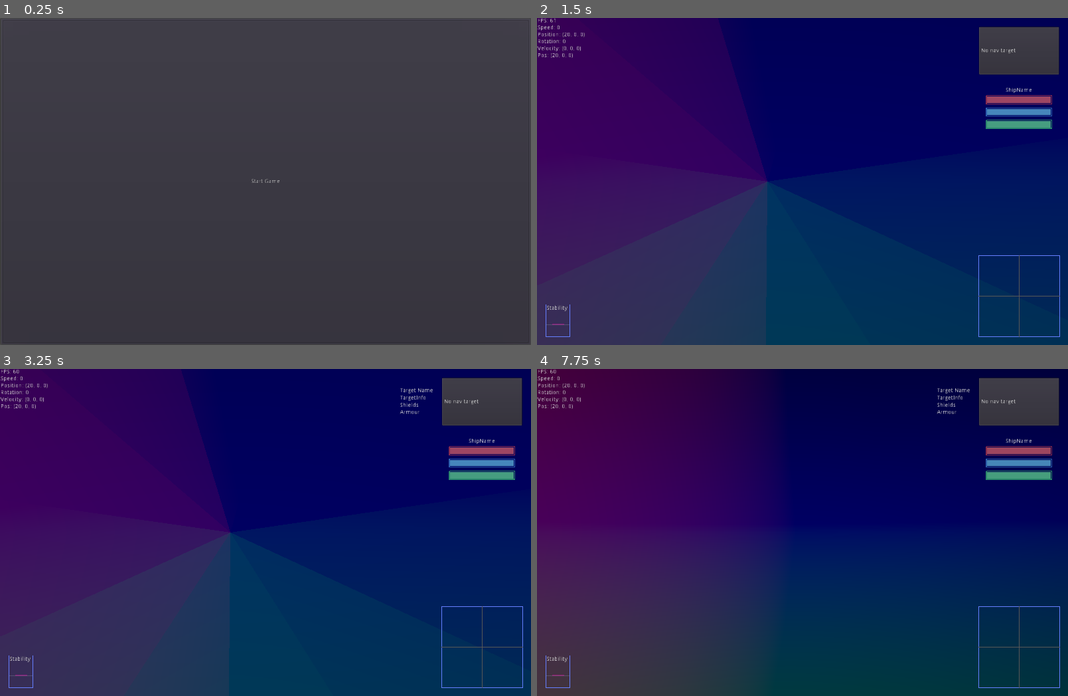
Above: before the commit, frames 1-4 (two rows, left to right).
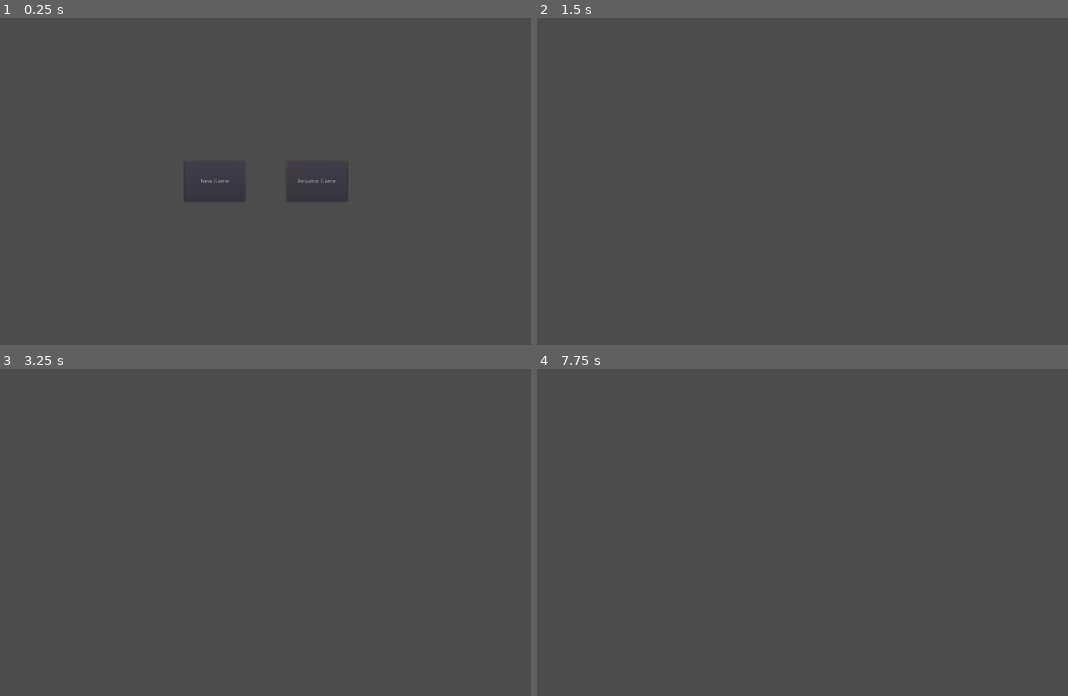
Above: after the commit, the same moments.

Repository: wraitii/WindRider
Game: Godot game, scene res://source/gui/MainMenu.tscn
The game is run twice, just before and just after one commit, with the same random seed, the same clock (stepped at 60 frames per second) and the same inputs.
Inputs (mouse positions are in pixels of both pictures, inside the frame that each line leads up to):
- Up to frame 1 (0.25 s): no input
- Up to frame 2 (1.5 s): click (855, 181) at 0.5 s, where only the run after the commit has a clickable "Resume Game"; tap Enter (ship_dock) at 1.25 s; hold Right (ship_rotate_right) from 1.28 s (still down); hold A (ship_aim_towards_target) from 1.28 s (still down)
- Up to frame 3 (3.25 s): tap Enter (ship_dock) at 1.55, 2.1 s; tap Escape (ship_reset_systems) at 2, 2.75 s; release Right (ship_rotate_right) at 2.03 s; release A (ship_aim_towards_target) at 2.03 s; hold Down (ship_reverse) 2.03-2.78 s; tap Space (ship_fire) at 2.3, 2.85 s; hold Right (ship_rotate_right) from 2.78 s (still down); tap Tab (ship_next_target) at 3.05 s
- Up to frame 4 (7.75 s): tap Escape (ship_reset_systems) at 3.5, 4.25, 4.9, 5 s; release Right (ship_rotate_right) at 3.53 s; hold Up (ship_thrust) 3.53-4.28 s; tap Tab (ship_next_target) at 3.6, 6.8, 7.35 s; tap C (switch_camera) at 3.8, 4.35, 7.55 s; hold A (ship_aim_towards_target) 4.28-5.03 s; hold Left (ship_rotate_left) 4.28-5.78 s; tap A (ship_aim_towards_target) at 5.1 s; tap Enter (ship_dock) at 5.3, 5.85 s; hold Down (ship_reverse) 5.78-6.53 s; tap Space (ship_fire) at 6.05, 6.6 s; hold Right (ship_rotate_right) 6.53-7.28 s; hold Up (ship_thrust) from 7.28 s (still down)

The runs differ from the first frame. In frame 1, 0.8% of the frame differs, in the area x 0-100%, y 0-100%; in frame 2, 98%; in frame 3, 98%; in frame 4, 97%.
Error in both runs: Unable to iterate on object of type 'Nil'. (res://source/game/Galaxy.gd:10)

Commit message:
Basic serialization, extensive cleanup to chat

Diff:
--- a/source/Core.gd
+++ b/source/Core.gd
@@ -26,7 +26,7 @@
 var outsideWorldSim = OutsideWorldSim.new()
 var damageMgr = DamageMgr.new()
 
-func startGame():
+func create_new_game():
 	NodeHelpers.queue_delete(get_node('/root/MainMenu'))
 
 	gameState.player = Player.instance()
@@ -42,6 +42,12 @@
 	var otherShip = Ship.instance()
 	otherShip.init('Cycles')
 	otherShip.teleport('Sol', Vector2(0, -50))
+	gameState.save_game();
+
+func load_saved_game():
+	NodeHelpers.queue_delete(get_node('/root/MainMenu'))
+	gameState.load_save(get_node('/root'));
+	load_scene();
 
 func unload_scene():
 	## May happen at the Start
--- a/source/game/CommandManager.gd
+++ b/source/game/CommandManager.gd
@@ -6,7 +6,7 @@
 	pass
 
 func _physics_process(delta):
-	commands += Core.gameState.player.moveCommandProcess()
+	commands += get_node('../PlayerCommands').moveCommandProcess()
 
 	for command in commands:
 		var ship = command[0]
--- a/source/game/Docked.gd
+++ b/source/game/Docked.gd
@@ -3,8 +3,18 @@
 var landableData
 
 func init(l):
+	Core.gameState.save_game();
 	landableData = l;
 	get_node('PlanetName').text = landableData.name
+	_check_hyperfuel();
 
 func _on_Undock_pressed():
 	Core.gameState.playerShip._do_undock()
+
+func _check_hyperfuel():
+	if Core.gameState.playerShip.hyperfuel == Core.gameState.playerShip.stat('max_hyperfuel'):
+		get_node('Refuel').disabled = true
+
+func _on_Refuel_pressed():
+	Core.gameState.playerShip.hyperfuel = Core.gameState.playerShip.stat('max_hyperfuel')
+	_check_hyperfuel();
--- a/source/game/Docked.tscn
+++ b/source/game/Docked.tscn
@@ -2,62 +2,46 @@
 
 [ext_resource path="res://source/game/Docked.gd" type="Script" id=1]
 
-[node name="Node2D" type="Container"]
-anchor_left = 0.0
-anchor_top = 0.0
+[node name="Docked" type="Container"]
 anchor_right = 1.0
 anchor_bottom = 1.0
-margin_left = 1.0
-margin_top = -4.0
-margin_right = 1.0
-margin_bottom = -4.0
-rect_pivot_offset = Vector2( 0, 0 )
-rect_clip_content = false
-mouse_filter = 0
-mouse_default_cursor_shape = 0
-size_flags_horizontal = 1
-size_flags_vertical = 1
 script = ExtResource( 1 )
 
 [node name="PlanetName" type="Label" parent="."]
 anchor_left = 0.5
-anchor_top = 0.05
 anchor_right = 0.5
-anchor_bottom = 0.05
 margin_left = -200.0
+margin_top = 30.0
 margin_right = 200.0
-rect_pivot_offset = Vector2( 0, 0 )
-rect_clip_content = false
-mouse_filter = 2
-mouse_default_cursor_shape = 0
-size_flags_horizontal = 1
-size_flags_vertical = 4
+margin_bottom = 40.0
 text = "Nom de la planète"
 align = 1
-percent_visible = 1.0
-lines_skipped = 0
-max_lines_visible = -1
 
 [node name="Undock" type="Button" parent="."]
-anchor_left = 0.0
-anchor_top = 0.0
-anchor_right = 0.0
-anchor_bottom = 0.0
-margin_right = 12.0
-margin_bottom = 20.0
-rect_pivot_offset = Vector2( 0, 0 )
-rect_clip_content = false
-focus_mode = 2
-mouse_filter = 0
-mouse_default_cursor_shape = 0
-size_flags_horizontal = 1
-size_flags_vertical = 1
-toggle_mode = false
-enabled_focus_mode = 2
-shortcut = null
-group = null
+anchor_left = 1.0
+anchor_top = 1.0
+anchor_right = 1.0
+anchor_bottom = 1.0
+margin_left = -200.0
+margin_top = -180.0
+margin_right = -100.0
+margin_bottom = -150.0
+grow_horizontal = 0
+grow_vertical = 0
 text = "Undock"
-flat = false
-align = 1
+
+[node name="Refuel" type="Button" parent="."]
+anchor_left = 1.0
+anchor_top = 1.0
+anchor_right = 1.0
+anchor_bottom = 1.0
+margin_left = -200.0
+margin_top = -230.0
+margin_right = -100.0
+margin_bottom = -200.0
+grow_horizontal = 0
+grow_vertical = 0
+text = "Refuel"
 
 [connection signal="pressed" from="Undock" to="." method="_on_Undock_pressed"]
+[connection signal="pressed" from="Refuel" to="." method="_on_Refuel_pressed"]
--- a/source/game/GameStatus.gd
+++ b/source/game/GameStatus.gd
@@ -1,4 +1,6 @@
 extends Node
+
+var currentScene = null;
 
 var player = null;
 
@@ -18,10 +20,40 @@
 
 func get_player_ship_id(): return playerShipID;
 
-# used to know which system to instance
-var currentSystem = null;
-var currentScene = null;
+var cameraMode = null;
 
 
+### Serialization
 
-var cameraMode = null;
+const Player = preload('Player.tscn')
+const Ship = preload('Ship.tscn')
+
+func save_game():
+	var file = File.new()
+	if file.open('user://save_game.wrdr', File.WRITE) != OK:
+		return null;
+
+	file.store_var(playerShipID)
+	var ships = Core.outsideWorldSim.get_ships_to_save();
+	file.store_var(ships.size())
+	for ship in ships:
+		file.store_var(ship.serialize())
+
+	return true;
+
+func load_save(root):
+	var file = File.new()
+	if file.open('user://save_game.wrdr', File.READ) != OK:
+		return null;
+
+	playerShipID = file.get_var()
+	var nbships = file.get_var()
+	for i in range(0, nbships):
+		var ship = Ship.instance()
+		ship.deserialize(file.get_var())
+		Core.outsideWorldSim.deserialize_ship(ship)
+	player = Player.instance()
+	player.ship = Core.outsideWorldSim.ship(playerShipID)
+
+	root.add_child(player)
+	return true
--- /dev/null
+++ b/source/game/IngamePlayerCommands.gd
@@ -0,0 +1,48 @@
+extends Node
+
+
+
+func _process(delta):
+	var ship = Core.gameState.playerShip;
+
+	if Input.is_action_just_released('switch_camera'):
+		Core.gameState.currentScene.get_node('Camera').switch_mode()
+	if Input.is_action_just_released('ship_dock'):
+		if ship.navSystem.targetNode == null:
+			ship.navSystem.target_closest_landable();
+		ship.try_dock()
+	if Input.is_action_just_released('ship_reset_systems'):
+		ship.dockingProcedure = null;
+		ship.navSystem.reset()
+
+	if Input.is_action_just_released('ship_next_target'):
+		ship.targetingSystem.pick_new_target()
+
+	if Input.is_action_just_pressed('ship_fire'):
+		ship.start_firing();
+	elif Input.is_action_just_released('ship_fire'):
+		ship.stop_firing();
+
+func moveCommandProcess():
+	var commands = []
+
+	if Input.is_action_pressed("ship_thrust"):
+		commands.push_back('thrust')
+
+	# commands related to rotation: not independent.
+	if Input.is_action_pressed("ship_aim_towards_target"):
+		commands.push_back('aim_towards_target')
+	elif Input.is_action_pressed('ship_reverse'):
+		commands.push_back('reverse')
+	elif Input.is_action_pressed('ship_rotate_left_small'):
+		commands.push_back('rotate_left_small')
+	elif Input.is_action_pressed('ship_rotate_right_small'):
+		commands.push_back('rotate_right_small')
+	elif Input.is_action_pressed('ship_rotate_left'):
+		commands.push_back('rotate_left')
+	elif Input.is_action_pressed('ship_rotate_right'):
+		commands.push_back('rotate_right')
+	var ret = []
+	for c in commands:
+		ret.push_back([Core.gameState.playerShip, c])
+	return ret;
--- a/source/game/OutsideWorldSimulator.gd
+++ b/source/game/OutsideWorldSimulator.gd
@@ -26,6 +26,32 @@
 }
 
 signal bring_ship_in(ID)
+
+func get_ships_to_save():
+	var ret = []
+	for ship in _ships.values():
+		if ship == Core.gameState.playerShip:
+			ret.push_back(ship);
+	return ret;
+
+func deserialize_ship(ship):
+	_ships[ship.ID] = ship
+	if ids <= ship.ID:
+		ids = ship.ID + 1;
+
+	ship.connect('docked', self, 'ship_docked')
+	ship.connect('undocked', self, 'ship_undocked')
+	ship.connect('jumped', self, 'ship_jumped')
+	ship.connect('unjumped', self, 'ship_unjumped')
+
+	if (ship.dockedAt):
+		if !(ship.dockedAt in _shipIDsDockedAt):
+			_shipIDsDockedAt[ship.dockedAt] = []
+		_shipIDsDockedAt[ship.dockedAt].push_back(ship.ID)
+	if (ship.currentSystem):
+		if !(ship.currentSystem in _shipIDsInSystem):
+			_shipIDsInSystem[ship.currentSystem] = []
+		_shipIDsInSystem[ship.currentSystem].push_back(ship.ID)
 
 var ids = 0;
 
--- a/source/game/Player.gd
+++ b/source/game/Player.gd
@@ -4,69 +4,11 @@
 
 signal player_ship_changed(ship)
 
-func _process(delta):
-	if Input.is_action_just_released('switch_camera'):
-		Core.gameState.currentScene.get_node('Camera').switch_mode()
-	if Input.is_action_just_released('ship_dock'):
-		if ship.navSystem.targetNode == null:
-			ship.navSystem.target_closest_landable();
-		ship.try_dock()
-	if Input.is_action_just_released('ship_reset_systems'):
-		ship.dockingProcedure = null;
-		ship.navSystem.reset()
-
-	if Input.is_action_just_released('ship_next_target'):
-		ship.targetingSystem.pick_new_target()
-
-	if Input.is_action_just_pressed('ship_fire'):
-		ship.start_firing();
-	elif Input.is_action_just_released('ship_fire'):
-		ship.stop_firing();
-
-func moveCommandProcess():
-	var commands = []
-
-	if Input.is_action_pressed("ship_thrust"):
-		commands.push_back('thrust')
-
-	# commands related to rotation: not independent.
-	if Input.is_action_pressed("ship_aim_towards_target"):
-		commands.push_back('aim_towards_target')
-	elif Input.is_action_pressed('ship_reverse'):
-		commands.push_back('reverse')
-	elif Input.is_action_pressed('ship_rotate_left_small'):
-		commands.push_back('rotate_left_small')
-	elif Input.is_action_pressed('ship_rotate_right_small'):
-		commands.push_back('rotate_right_small')
-	elif Input.is_action_pressed('ship_rotate_left'):
-		commands.push_back('rotate_left')
-	elif Input.is_action_pressed('ship_rotate_right'):
-		commands.push_back('rotate_right')
-	var ret = []
-	for c in commands:
-		ret.push_back([ship, c])
-	return ret;
 
 func set_current_ship(s):
 	ship = s;
 	Core.gameState.playerShip = s;
 	emit_signal('player_ship_changed', ship)
-	ship.connect('got_chat', self, 'on_chat')
-	ship.targetingSystem.connect('lost_target', self, 'on_lost_target')
 
 func get_current_ship():
 	return ship;
-
-func on_chat(convo, sender, chatData):
-	var chat = Core.gameState.currentScene.get_node('Chat')
-	if len(chat.text) >= 100:
-		chat.text = ""
-	chat.text += chatData.message + '\n'
-	pass
-
-func on_lost_target(target):
-	var chat = Core.gameState.currentScene.get_node('Chat')
-	if len(chat.text) >= 100:
-		chat.text = ""
-	chat.text += 'Target lost.' + '\n'
-	pass
--- a/source/game/Ship.gd
+++ b/source/game/Ship.gd
@@ -1,6 +1,7 @@
 extends RigidBody
 
-signal got_chat(convo, sender, chatData)
+# intended for the human player only
+signal add_chat_message(message)
 
 const NavSystem = preload('res://source/game/NavSystem.gd')
 const Docking = preload('res://source/game/comms/Docking.gd')
@@ -19,7 +20,15 @@
 var targetingSystem;
 var shipStats;
 
+# Navigation
+var lastSystem = null;
+var currentSystem = null;
+var dockedAt = null;
+var hyperNavigating = null;
+var docking = null;
+
 ## Ship caracteristics
+var hyperfuel = null
 var energy = null setget set_energy, get_energy;
 var shields = null setget set_shields, get_shields;
 var armour = null setget set_armour, get_armour;
@@ -46,9 +55,50 @@
 	shields = stat('max_shields')
 	armour = stat('max_armour')
 	energy = stat('max_energy')
+	hyperfuel = stat('max_hyperfuel')
 
 	get_node('ShipGraphics').init(data)
 	pass
+
+func serialize():
+	var ret = {}
+	ret.ID = ID
+	ret.data = data
+	ret.shields = shields
+	ret.armour = armour
+	ret.energy = energy
+	ret.hyperfuel = hyperfuel
+	ret.lastSystem = lastSystem
+	ret.currentSystem = currentSystem
+	ret.dockedAt = dockedAt
+	ret.hyperNavigating = hyperNavigating
+	ret.docking = docking
+
+	return ret;
+
+func deserialize(ret):
+	ID = ret.ID
+	data = ret.data
+
+	lastSystem = ret.lastSystem
+	currentSystem = ret.currentSystem
+	dockedAt = ret.dockedAt
+	hyperNavigating = ret.hyperNavigating
+	docking = ret.docking
+
+	navSystem = get_node('NavSystem');
+	weaponsSystem = get_node('WeaponsSystem');
+	targetingSystem = get_node('TargetingSystem');
+	shipStats = get_node('ShipStats')
+
+	shipStats.init(data)
+	targetingSystem.init(null, self);
+	get_node('ShipGraphics').init(data)
+
+	shields = ret.shields
+	armour = ret.armour
+	energy = ret.energy
+	hyperfuel = ret.hyperfuel
 
 func _process(delta):
 	pass
@@ -98,16 +148,16 @@
 	add_central_force(pushDir * shipStats.get('acceleration'))
 
 func rotate_left(delta):
-	add_torque(Vector3(0,shipStats.get('turn_rate')*25,0))
+	add_torque(Vector3(0,shipStats.get('turn_rate')*10,0))
 
 func rotate_right(delta):
-	add_torque(Vector3(0,-shipStats.get('turn_rate')*25,0))
+	add_torque(Vector3(0,-shipStats.get('turn_rate')*10,0))
 
 func rotate_left_small(delta):
-	add_torque(Vector3(0,shipStats.get('turn_rate')*5,0))
+	add_torque(Vector3(0,shipStats.get('turn_rate')*2,0))
 
 func rotate_right_small(delta):
-	add_torque(Vector3(0,-shipStats.get('turn_rate')*5,0))
+	add_torque(Vector3(0,-shipStats.get('turn_rate')*2,0))
 
 func aim_towards_target(delta):
 	var target = targetingSystem.get_active_target();
@@ -185,11 +235,6 @@
 ##############################
 ## Jumping-related helpers
 
-var lastSystem = null;
-var currentSystem = null;
-var dockedAt = null;
-var hyperNavigating = null;
-var docking = null;
 signal docked(ID, at)
 signal undocked(ID, from)
 signal jumped(ID, from)
@@ -295,8 +340,15 @@
 ## External jumping interface
 
 func jump(to):
+	if hyperfuel < 100:
+		emit_signal('add_chat_message', 'Not enough fuel for Hyperjump')
+		return;
+	else:
+		hyperfuel -= 100;
 	_do_jump(to)
 
+## Teleporting is a bit of a special function anyways
+## Player can't trigger it.
 func teleport(to, pos):
 	_teleport(to, pos)
 
@@ -324,7 +376,7 @@
 	dockingProcedure.ask_for_docking()
 
 func on_received_chat(convo, sender, chatData):
-	emit_signal('got_chat', convo, sender, chatData)
+	emit_signal('add_chat_message', chatData.message)
 	if convo is Docking:
 		if chatData.data.type == Docking.DOCKING_NOW:
 			dock(sender.data.name)
--- /dev/null
+++ b/source/game/gui/Chat.gd
@@ -0,0 +1,10 @@
+extends ScrollContainer
+
+func _enter_tree():
+	Core.gameState.playerShip.connect('add_chat_message', self, 'add_message')
+
+func add_message(text):
+	var mess = Label.new()
+	mess.text = text;
+	get_node('chats').add_child(mess);
+	move_child(mess,0)
--- /dev/null
+++ b/source/game/gui/Chat.tscn
@@ -0,0 +1,11 @@
+[gd_scene load_steps=2 format=2]
+
+[ext_resource path="res://source/game/gui/Chat.gd" type="Script" id=1]
+
+[node name="Chat" type="ScrollContainer"]
+anchor_right = 1.0
+anchor_bottom = 1.0
+scroll_horizontal_enabled = false
+script = ExtResource( 1 )
+
+[node name="chats" type="VBoxContainer" parent="."]
--- a/source/game/gui/ShipStatus.gd
+++ b/source/game/gui/ShipStatus.gd
@@ -10,3 +10,17 @@
 	get_node('Shields/ShieldsBar').scale = Vector2(ship.shields / ship.stat('max_shields'),1)
 	get_node('Armour/ArmourBar').scale = Vector2(ship.armour / ship.stat('max_armour'),1)
 	get_node('Energy/EnergyBar').scale = Vector2(ship.energy / ship.stat('max_energy'),1)
+
+	if get_node('Hyperfuel').get_child_count() != ship.stat('max_hyperfuel'):
+		for child in get_node('Hyperfuel').get_children():
+			get_node('Hyperfuel').remove_child(child)
+		for i in range(0, floor(ship.stat('max_hyperfuel')/100.0)):
+			var item = ColorRect.new()
+			item.rect_min_size = Vector2(16000/ship.stat('max_hyperfuel') - 4,20)
+			get_node('Hyperfuel').add_child(item)
+
+	for i in range(0, floor(ship.stat('max_hyperfuel')/100.0)):
+		if ship.hyperfuel >= (i+1)*100:
+			get_node('Hyperfuel').get_child(i).color = Color(0,0.6,0,0.4)
+		else:
+			get_node('Hyperfuel').get_child(i).color = Color(0.4,0.4,0.4,0.4)
--- a/source/game/gui/ShipStatusGUI.tscn
+++ b/source/game/gui/ShipStatusGUI.tscn
@@ -24,7 +24,6 @@
 points = PoolVector2Array( -80, -10, 80, -10, 80, 10, -80, 10, -80, -10 )
 width = 2.0
 default_color = Color( 0.917647, 0.286275, 0.286275, 0.576471 )
-texture_mode = 0
 
 [node name="ShieldsBar" type="Polygon2D" parent="Container/Shields"]
 position = Vector2( -78, 0 )
@@ -36,7 +35,6 @@
 points = PoolVector2Array( -80, -10, 80, -10, 80, 10, -80, 10, -80, -10 )
 width = 2.0
 default_color = Color( 0.286275, 0.635294, 0.917647, 0.576471 )
-texture_mode = 0
 
 [node name="ArmourBar" type="Polygon2D" parent="Container/Armour"]
 position = Vector2( -78, 0 )
@@ -48,9 +46,16 @@
 points = PoolVector2Array( -80, -10, 80, -10, 80, 10, -80, 10, -80, -10 )
 width = 2.0
 default_color = Color( 0.286275, 0.917647, 0.47451, 0.576471 )
-texture_mode = 0
 
 [node name="EnergyBar" type="Polygon2D" parent="Container/Energy"]
 position = Vector2( -78, 0 )
 polygon = PoolVector2Array( 0, 8, 156, 8, 156, -8, 0, -8 )
 color = Color( 0.407843, 0.917647, 0.572549, 0.67451 )
+
+[node name="Hyperfuel" type="HBoxContainer" parent="Container"]
+anchor_left = 0.5
+anchor_right = 0.5
+margin_left = -80.0
+margin_top = 120.0
+margin_right = 80.0
+margin_bottom = 140.0
--- a/source/game/ingame.tscn
+++ b/source/game/ingame.tscn
@@ -9,6 +9,8 @@
 [ext_resource path="res://source/game/gui/ShipStatusGUI.tscn" type="PackedScene" id=7]
 [ext_resource path="res://source/game/gui/KestrelDriveRadar.tscn" type="PackedScene" id=8]
 [ext_resource path="res://source/game/gui/TargetingSystemGUI.gd" type="Script" id=9]
+[ext_resource path="res://source/game/gui/Chat.tscn" type="PackedScene" id=10]
+[ext_resource path="res://source/game/IngamePlayerCommands.gd" type="Script" id=11]
 
 [sub_resource type="ImageTexture" id=1]
 
@@ -46,15 +48,6 @@
 margin_bottom = 14.0
 text = "sjgifghsfglskf,g"
 script = ExtResource( 4 )
-
-[node name="Chat" type="Label" parent="."]
-anchor_left = 0.5
-anchor_top = 1.0
-anchor_right = 0.5
-anchor_bottom = 1.0
-margin_left = -300.0
-margin_top = -100.0
-margin_right = 300.0
 
 [node name="NavSystem" parent="." instance=ExtResource( 5 )]
 anchor_left = 1.0
@@ -100,3 +93,15 @@
 margin_bottom = 140.0
 alignment = 2
 script = ExtResource( 9 )
+
+[node name="Chat" parent="." instance=ExtResource( 10 )]
+anchor_left = 0.5
+anchor_top = 1.0
+anchor_right = 0.5
+margin_left = -300.0
+margin_top = -120.0
+margin_right = 300.0
+margin_bottom = -20.0
+
+[node name="PlayerCommands" type="Node" parent="."]
+script = ExtResource( 11 )
--- a/source/gui/MainMenu.gd
+++ b/source/gui/MainMenu.gd
@@ -1,4 +1,7 @@
-extends PanelContainer
+extends Control
 
-func _on_StartGame_button_up():
-	Core.startGame()
+func _on_NewGame_pressed():
+	Core.create_new_game();
+
+func _on_ResumeGame_pressed():
+	Core.load_saved_game();
--- a/source/gui/MainMenu.tscn
+++ b/source/gui/MainMenu.tscn
@@ -2,25 +2,36 @@
 
 [ext_resource path="res://source/gui/MainMenu.gd" type="Script" id=1]
 
-[node name="MainMenu" type="PanelContainer"]
+[node name="MainMenu" type="Control"]
 anchor_right = 1.0
 anchor_bottom = 1.0
 script = ExtResource( 1 )
 
-[node name="Label" type="Label" parent="."]
-margin_left = 7.0
-margin_top = 393.0
-margin_right = 1293.0
-margin_bottom = 407.0
-text = "WindRider"
-align = 1
-valign = 1
+[node name="Buttons" type="Container" parent="."]
+anchor_right = 1.0
+anchor_bottom = 1.0
 
-[node name="StartGame" type="Button" parent="."]
-margin_left = 7.0
-margin_top = 7.0
-margin_right = 1293.0
-margin_bottom = 793.0
-text = "Start Game"
+[node name="NewGame" type="Button" parent="Buttons"]
+anchor_left = 0.5
+anchor_top = 0.5
+anchor_right = 0.5
+anchor_bottom = 0.5
+margin_left = -200.0
+margin_top = -50.0
+margin_right = -50.0
+margin_bottom = 50.0
+text = "New Game"
 
-[connection signal="button_up" from="StartGame" to="." method="_on_StartGame_button_up"]
+[node name="ResumeGame" type="Button" parent="Buttons"]
+anchor_left = 0.5
+anchor_top = 0.5
+anchor_right = 0.5
+anchor_bottom = 0.5
+margin_left = 50.0
+margin_top = -50.0
+margin_right = 200.0
+margin_bottom = 50.0
+text = "Resume Game"
+
+[connection signal="pressed" from="Buttons/NewGame" to="." method="_on_NewGame_pressed"]
+[connection signal="pressed" from="Buttons/ResumeGame" to="." method="_on_ResumeGame_pressed"]
Not shown: 1 places in source/game/ingame.tscn that only renumber resources
Not shown, added: docs/Ship attributes.md
